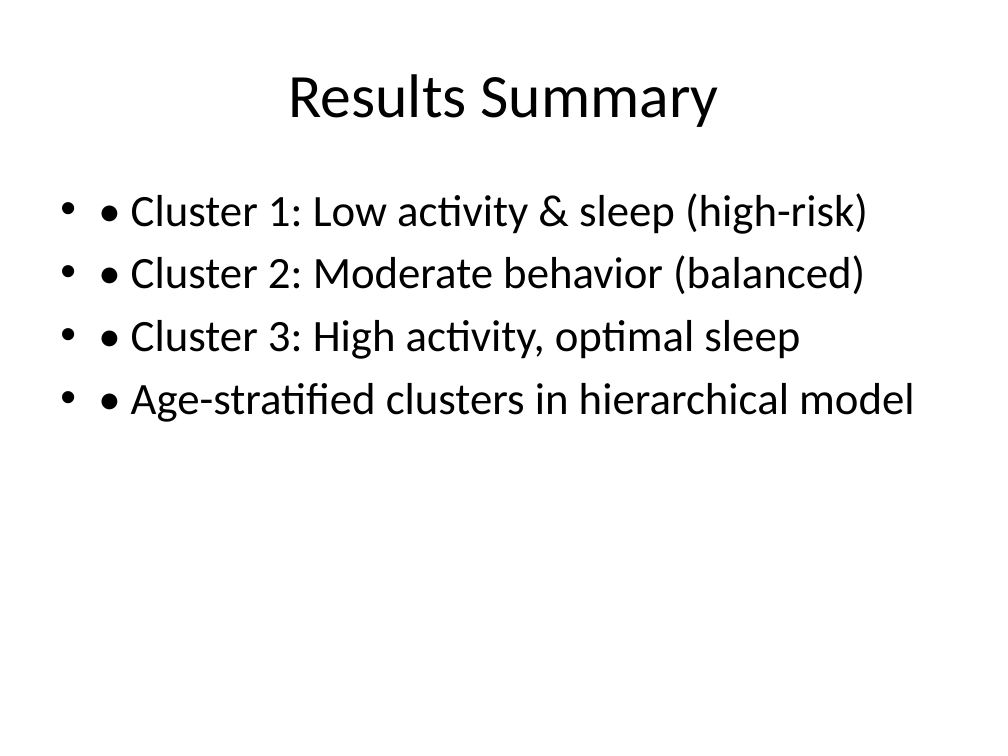
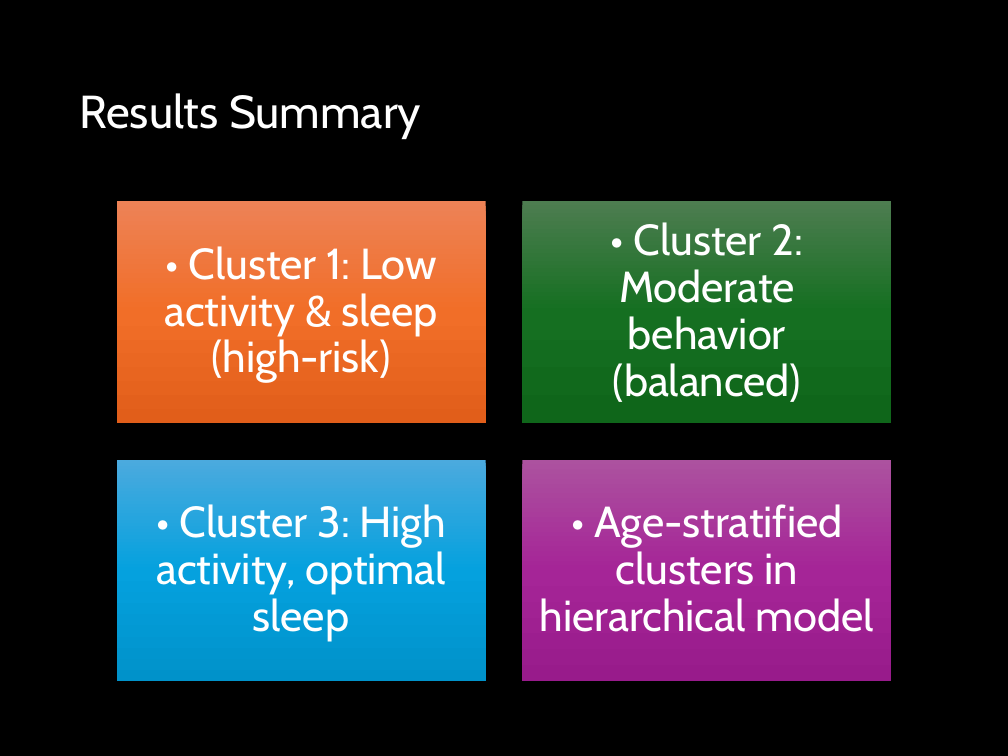
Before and after one commit to Rageshmenon9388/rag, a slide deck: slide 9 of Health_Behavior_Clustering_Presentation.pptx. Drawn at 1008x756 pixels with LibreOffice and Linux fonts; fonts in the diff are those of the drawing; background and template pictures are left out. Boxes give left, top, right and bottom in pixels: in the first picture for what was removed or moved away, otherwise in the second. Text is boxed around its words. In the diff, an @@ line names an element or a change of style, - is before the commit and + after.

```diff
--- a/Health_Behavior_Clustering_Presentation.pptx
+++ b/Health_Behavior_Clustering_Presentation.pptx
@@ background #FFFFFF to picture (left out) @@
@@ title "Results Summary": place and size @@
-title "Results Summary" at [289,74,719,127]
+title "Results Summary" at [79,93,421,139]
@@ title "Results Summary" at [79,93,421,139]: size 44 to 33 pt, font Calibri to Cabin, text colour #000000 to #FFFFFF; alignment centre to left; line spacing 1 to 0.9 @@
@@ text removed at [131,193,914,422] @@
-• • Cluster 1: Low activity & sleep (high-risk)
-• • Cluster 2: Moderate behavior (balanced)
-• • Cluster 3: High activity, optimal sleep
-• • Age-stratified clusters in hierarchical model
@@ group added at [117,202,891,681]: 4 rectangles, 4 texts @@
+• Cluster 1: Low activity & sleep (high-risk)
+• Cluster 2: Moderate behavior (balanced)
+• Cluster 3: High activity, optimal sleep
+• Age-stratified clusters in hierarchical model
```
Also in this commit, not shown: 10 other slides changed.
